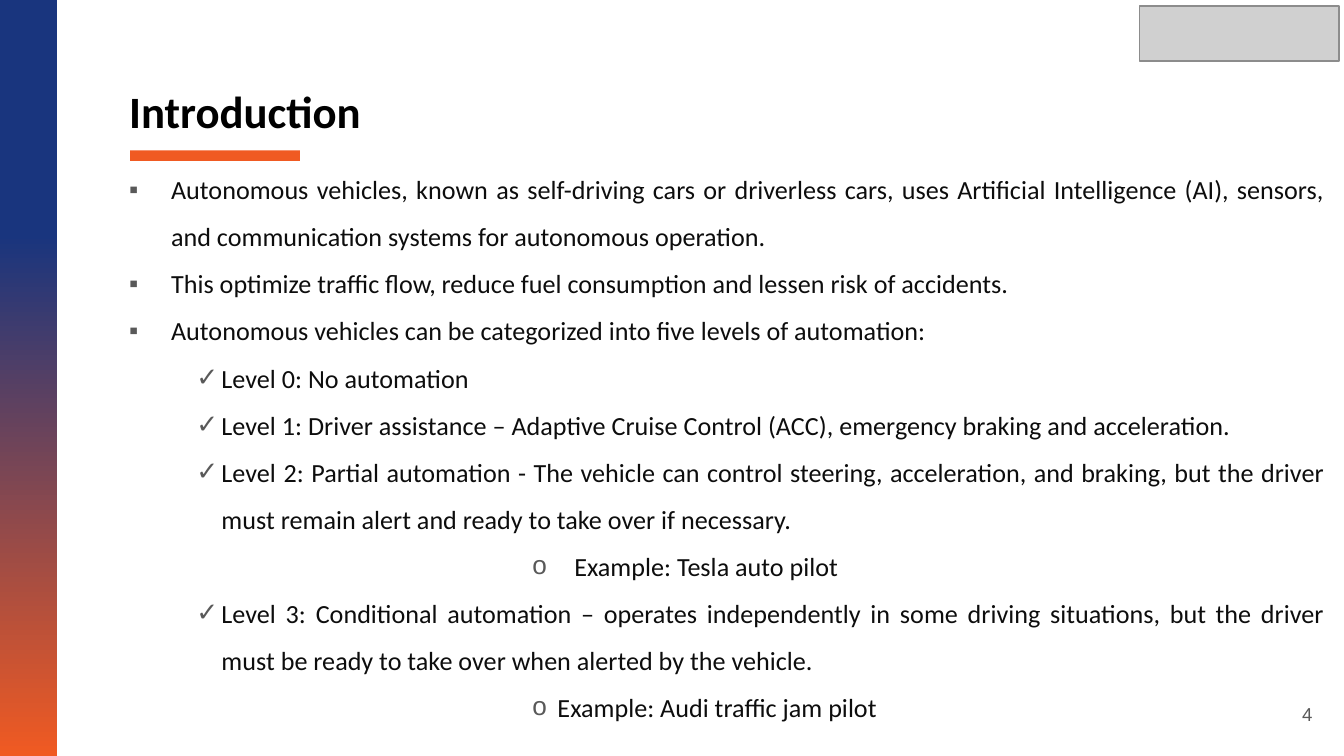
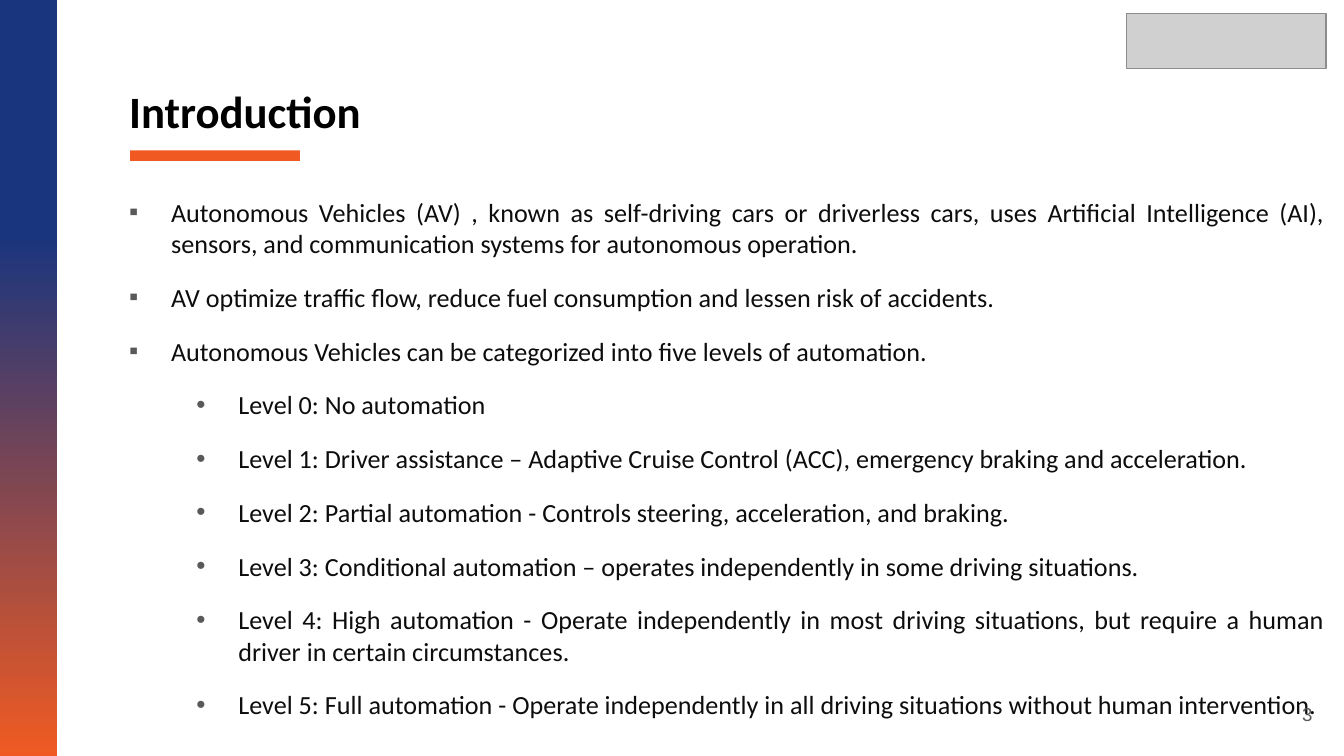
Before and after one commit to sreenithi21/ADAV, a slide deck: slide 3 of NGN PPT/AV_NGN_LAB_PPT.pptx (slide 4 before the commit). Drawn at 1344x756 pixels with LibreOffice and Linux fonts; fonts in the diff are those of the drawing; grey boxes stand for pictures. Boxes give left, top, right and bottom in pixels: in the first picture for what was removed or moved away, otherwise in the second. Text is boxed around its words. In the diff, an @@ line names an element or a change of style, - is before the commit and + after.

```diff
--- a/NGN PPT/AV_NGN_LAB_PPT.pptx
+++ b/NGN PPT/AV_NGN_LAB_PPT.pptx
@@ picture: place and size @@
-picture at (1140, 7, 1339, 62)
+picture at (1126, 13, 1325, 69)
@@ text "Autonomous Vehicles (AV) , known ...": place and size @@
-text "Autonomous Vehicles (AV) , known ..." at (171, 180, 1324, 722)
+text "Autonomous Vehicles (AV) , known ..." at (171, 203, 1324, 721)
@@ text at (171, 203, 1323, 366): text changed @@
-▪ Autonomous vehicles, known as self-driving cars or driverless cars, uses Artificial Intelligence (AI), sensors, and communication systems for autonomous operation.
-▪ This optimize traffic flow, reduce fuel consumption and lessen risk of accidents.
-▪ Autonomous vehicles can be categorized into five levels of automation:
+▪ Autonomous Vehicles (AV) , known as self-driving cars or driverless cars, uses Artificial Intelligence (AI), sensors, and communication systems for autonomous operation.
+▪ AV optimize traffic flow, reduce fuel consumption and lessen risk of accidents.
+▪ Autonomous Vehicles can be categorized into five levels of automation.
@@ text at (238, 396, 1246, 473): bullet ✓ to •; list level 2 to 3 in "Level 0: No automation"; line spacing 1.5 to 1; list level 2 to 3 in "Level 1: Driver assistance – ..." @@
@@ text at (238, 504, 1324, 721): text changed @@
-  ✓ Level 2: Partial automation - The vehicle can control steering, acceleration, and braking, but the driver must remain alert and ready to take over if necessary.
-            o Example: Tesla auto pilot
-  ✓ Level 3: Conditional automation – operates independently in some driving situations, but the driver must be ready to take over when alerted by the vehicle.
-            o Example: Audi traffic jam pilot
+    • Level 2: Partial automation - Controls steering, acceleration, and braking.
+    • Level 3: Conditional automation – operates independently in some driving situations.
+    • Level 4: High automation - Operate independently in most driving situations, but require a human driver in certain circumstances.
+    • Level 5: Full automation - Operate independently in all driving situations without human intervention.
@@ page number at (1302, 707, 1312, 721): text changed @@
-4
+3
```
Also in this commit, not shown: 18 other slides changed, 4 slides added, 5 slides removed, 14 other files.
